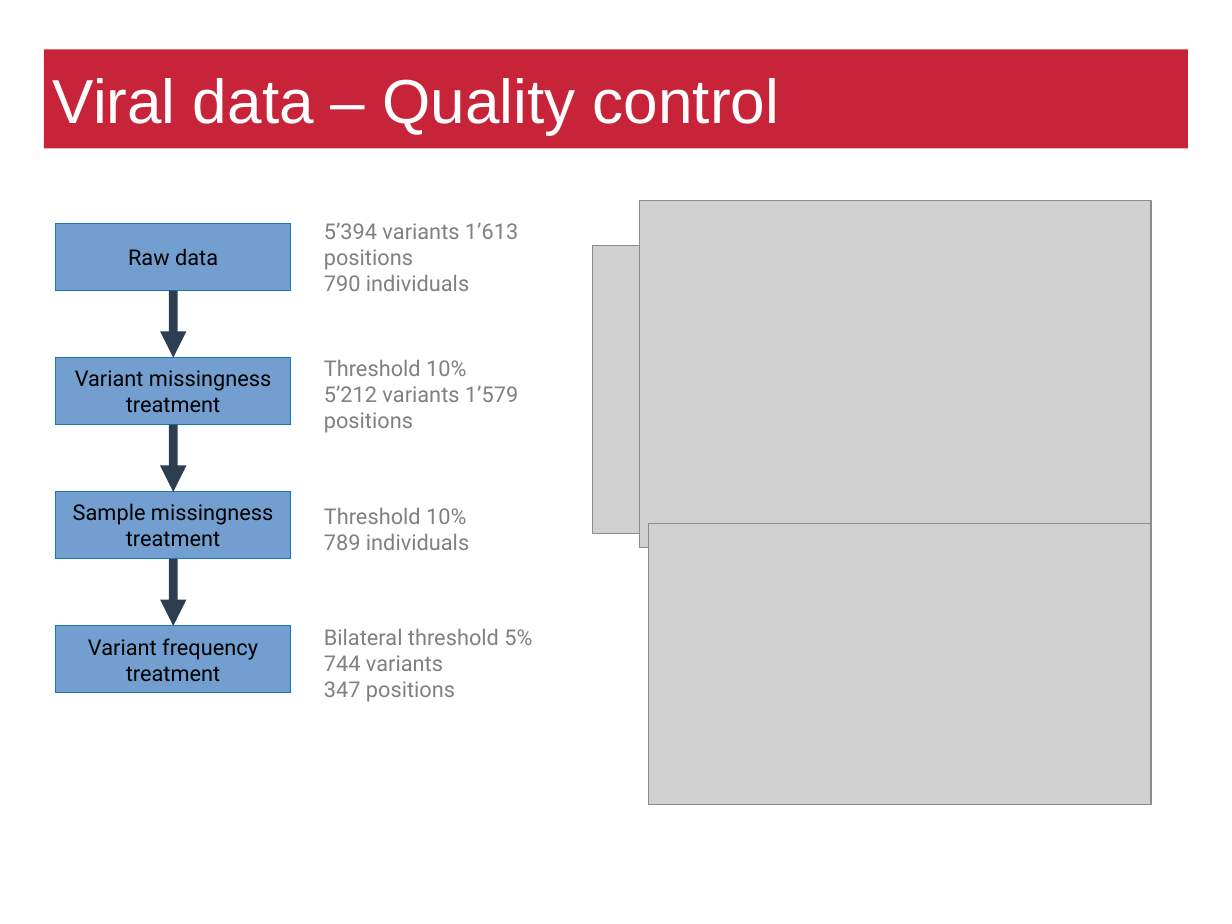
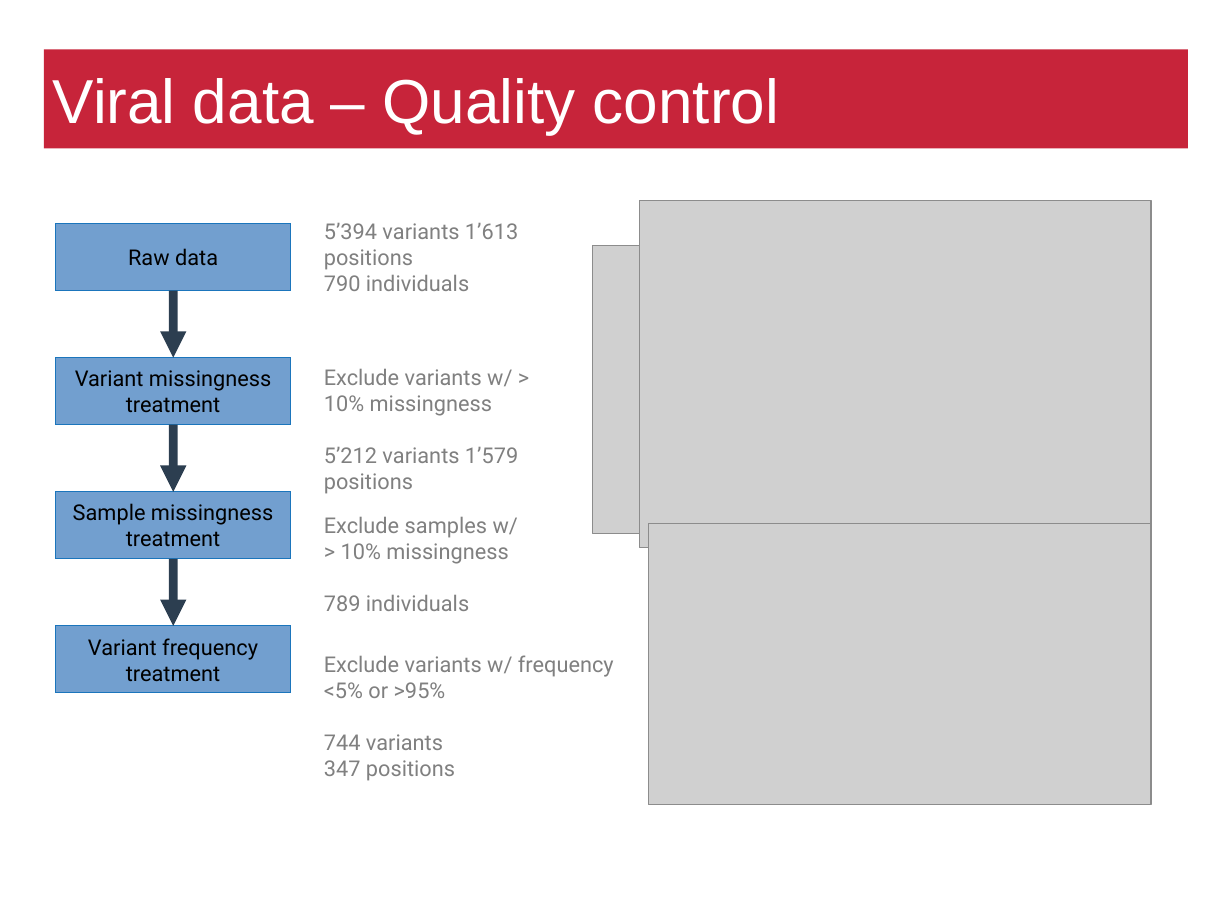
Before and after one commit to matthiaszeller/HBV, a slide deck: slide 10 of Presentation.odp. Drawn at 1232x924 pixels with LibreOffice and Linux fonts; fonts in the diff are those of the drawing; grey boxes stand for pictures; background and template pictures are left out. Boxes give left, top, right and bottom in pixels: in the first picture for what was removed or moved away, otherwise in the second. Text is boxed around its words. In the diff, an @@ line names an element or a change of style, - is before the commit and + after.

```diff
--- a/Presentation.odp
+++ b/Presentation.odp
@@ text "Exclude variants w/ > 10% ...": place and size @@
-text "Exclude variants w/ > 10% ..." at box(324, 360, 518, 433)
+text "Exclude variants w/ > 10% ..." at box(324, 369, 518, 494)
@@ text at box(324, 369, 512, 416): text changed @@
-Threshold 10%
+Exclude variants w/ > 10% missingness
@@ text "Exclude samples w/": place and size @@
-text "Exclude samples w/" at box(324, 508, 469, 550)
+text "Exclude samples w/" at box(324, 517, 518, 611)
@@ text at box(324, 517, 518, 564): text changed @@
-Threshold 10%
+Exclude samples w/
+> 10% missingness
@@ text "Exclude variants w/ frequency <5% ...": place and size @@
-text "Exclude variants w/ frequency <5% ..." at box(324, 629, 532, 702)
+text "Exclude variants w/ frequency <5% ..." at box(324, 655, 614, 781)
@@ text at box(324, 655, 614, 698): text changed @@
-Bilateral threshold 5%
+Exclude variants w/ frequency <5% or >95%
```
Also in this commit, not shown: 22 other slides changed, 3 slides added, 2 slides removed, 8 other files.
